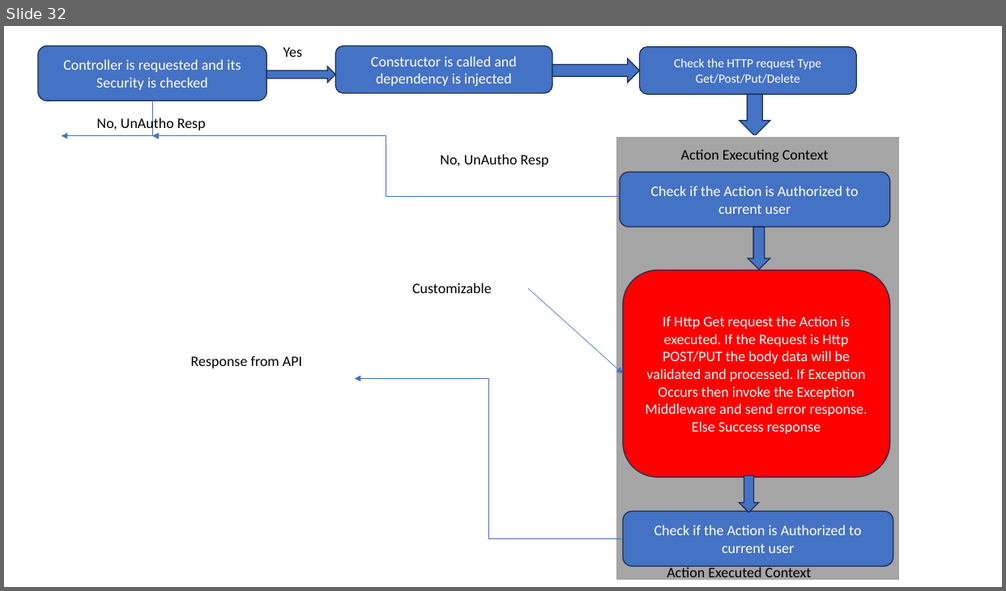
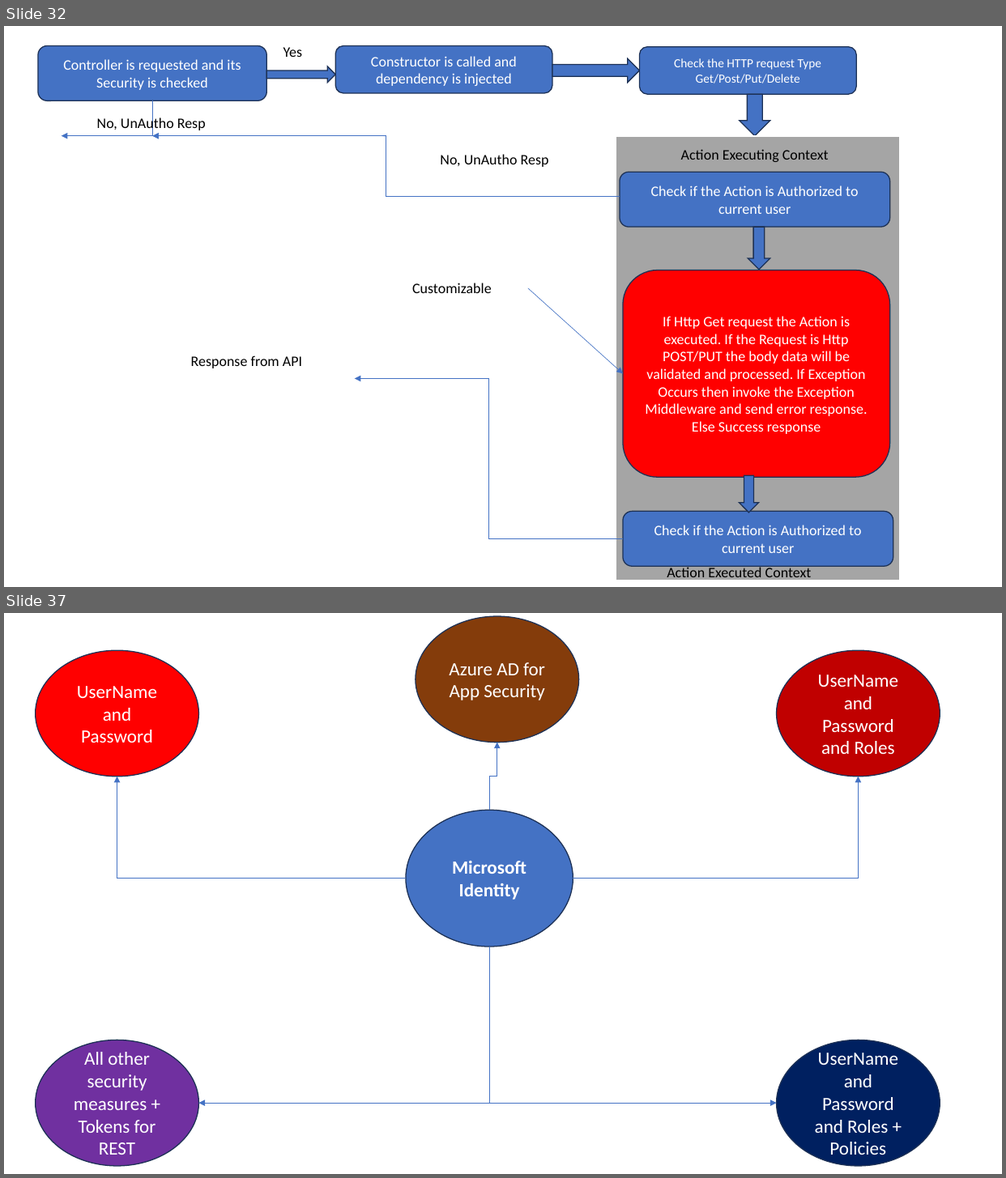
Before and after one commit to maheshsabnis/NetAppsNice, a slide deck: ppts.pptx. Shown one above the other, each under a label of ours: slide 32 before the commit, slides 32 and 37 after it; the slides between them are not shown. The pictures are 1006x591 and 1006x1178 pixels, drawn with LibreOffice and Linux fonts; fonts in the diff are those of the drawing. Boxes give left, top, right and bottom in pixels: in the first picture for what was removed or moved away, otherwise in the second. Text is boxed around its words. In the diff, an @@ line names an element or a change of style, - is before the commit and + after.

```diff
--- a/ppts.pptx
+++ b/ppts.pptx
@@ slide 37 added at <box>4,613,1002,1174</box>, background #FFFFFF @@
@@ ellipse added at <box>415,616,579,742</box>, fill #843C0B, outline #1E3256 1 pt, 18 pt, text #FFFFFF @@
+Azure AD for App Security
@@ ellipse added at <box>36,650,198,776</box>, fill #FF0000, outline #1E3256 1 pt, 18 pt, text #FFFFFF @@
+UserName and Password
@@ ellipse added at <box>777,650,940,776</box>, fill #C00000, outline #1E3256 1 pt, 18 pt, text #FFFFFF @@
+UserName and Password and Roles
@@ elbow arrow added from (489, 810) to (497, 743), #4472C4 0.5 pt @@
@@ elbow arrow added from (406, 879) to (117, 776), #4472C4 0.5 pt @@
@@ elbow arrow added from (573, 879) to (859, 776), #4472C4 0.5 pt @@
@@ ellipse added at <box>406,810,573,947</box>, fill #4472C4, outline #1E3256 1 pt, 18 pt, text #FFFFFF, bold @@
+Microsoft Identity
@@ elbow arrow added from (489, 947) to (198, 1103), #4472C4 0.5 pt @@
@@ elbow arrow added from (489, 947) to (777, 1103), #4472C4 0.5 pt @@
@@ ellipse added at <box>36,1041,198,1166</box>, fill #7030A0, outline #1E3256 1 pt, 18 pt, text #FFFFFF @@
+All other security measures + Tokens for REST
@@ ellipse added at <box>777,1041,940,1166</box>, fill #002060, outline #1E3256 1 pt, 18 pt, text #FFFFFF @@
+UserName and Password and Roles + Policies
```
Also in this commit, not shown: 6 other slides added, 42 other files.
